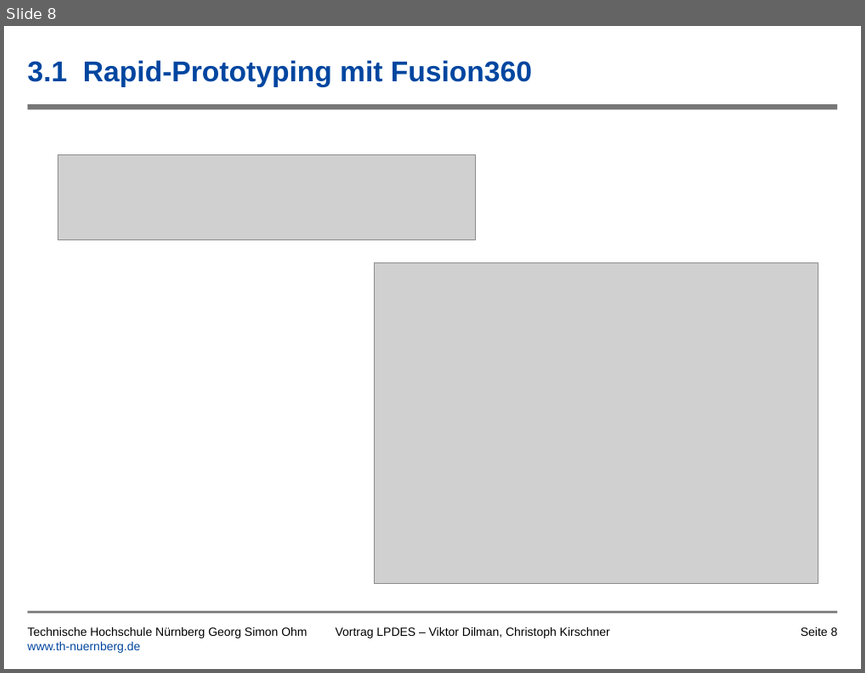
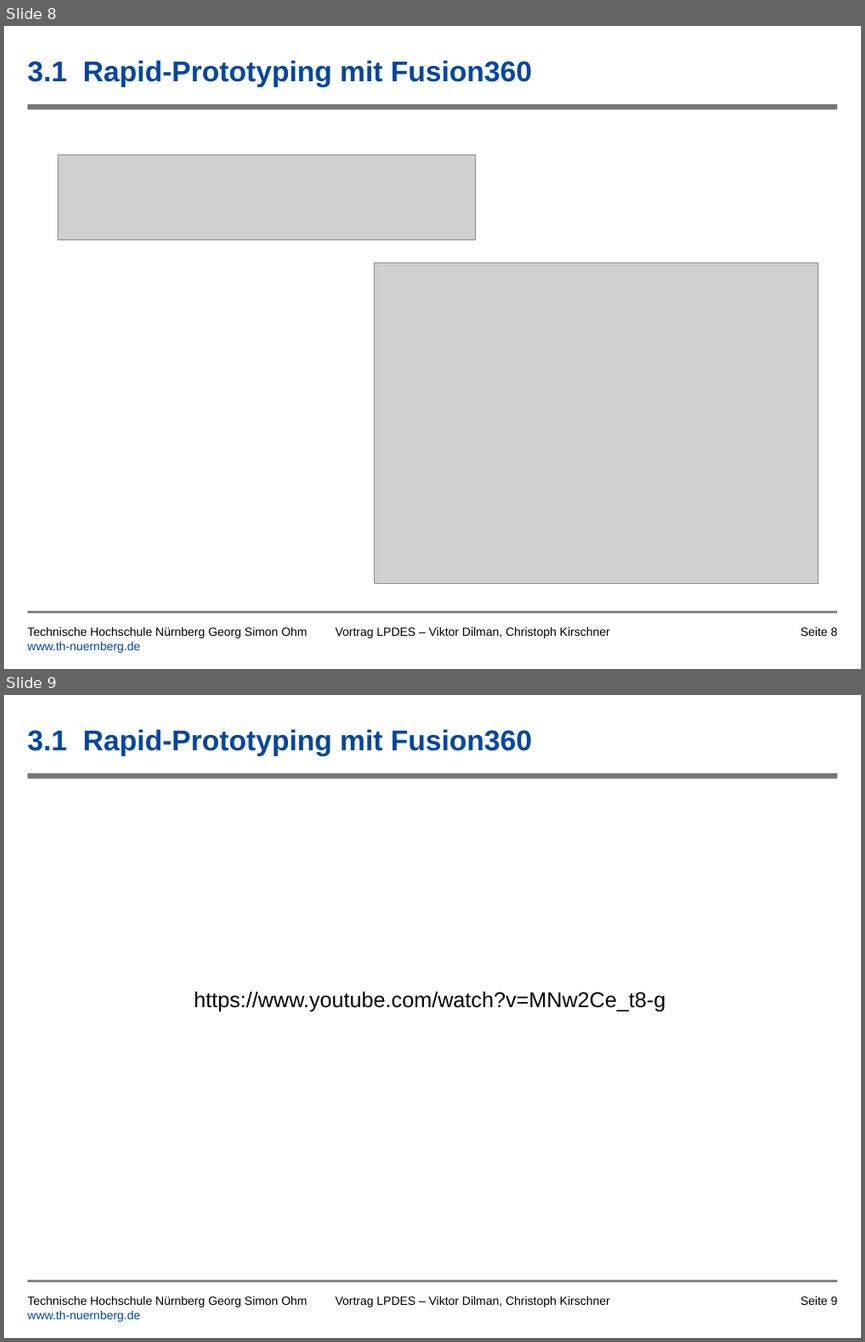
Before and after one commit to tsedlmeier/Synthesizer, a slide deck: Vortrag/Leiterplatte_als_Musikinstrument_Kirschner_Dilman.pptx. Shown one above the other, each under a label of ours: slide 8 before the commit, slides 8 and 9 after it. The pictures are 865x673 and 865x1342 pixels, drawn with LibreOffice and Linux fonts; fonts in the diff are those of the drawing; grey boxes stand for pictures; background and template pictures are left out. Boxes give left, top, right and bottom in pixels: in the first picture for what was removed or moved away, otherwise in the second. Text is boxed around its words. In the diff, an @@ line names an element or a change of style, - is before the commit and + after.

Commit message:
Vortrag überarbeitet

```diff
--- a/Vortrag/Leiterplatte_als_Musikinstrument_Kirschner_Dilman.pptx
+++ b/Vortrag/Leiterplatte_als_Musikinstrument_Kirschner_Dilman.pptx
@@ slide 9 added at bbox=[4, 695, 861, 1338], background #FFFFFF; not listed: 2 template elements that a slide beside it also shows @@
@@ title added at bbox=[28, 729, 532, 756], 24 pt, text #0046A0, bold @@
+3.1 Rapid-Prototyping mit Fusion360
@@ text added at bbox=[194, 991, 665, 1012], 18 pt, text #000000 @@
+https://www.youtube.com/watch?v=MNw2Ce_t8-g
@@ text added at bbox=[28, 1296, 307, 1321], 10 pt, text #000000 @@
+Technische Hochschule Nürnberg Georg Simon Ohm
+www.th-nuernberg.de
@@ text added at bbox=[336, 1296, 610, 1307], 10 pt, text #000000 @@
+Vortrag LPDES – Viktor Dilman, Christoph Kirschner
@@ page number added at bbox=[800, 1296, 838, 1304], 10 pt, text #000000 @@
+Seite 9
```
Also in this commit, not shown: 6 slides changed, 1 other slide added, 1 other file.
